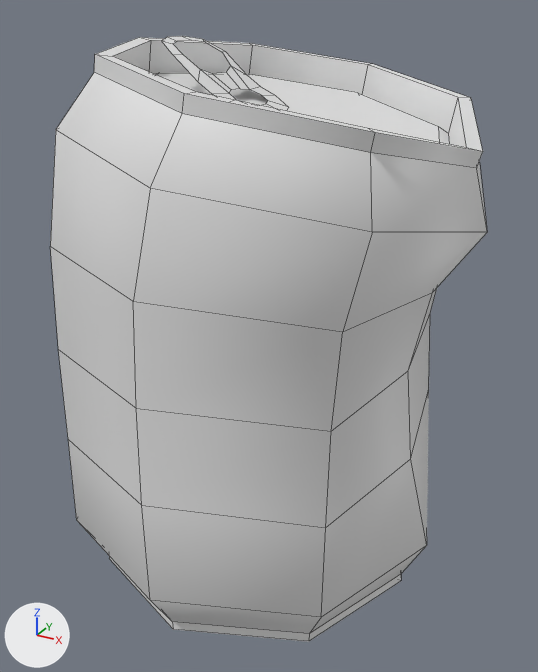
What one commit did to the FBX model Assets/Models/can_dent.fbx.
Both versions are drawn from a 50 mm camera at (0.0949, -1.1668, 0.1488) aimed at (0.0038, -1.0011, 0.0659). Lighting does not change. The marker at lower left points along +X, +Y and +Z. Mesh edges are drawn as thin lines. Where no turn or scale is listed for an object, it has been applied to the vertices.

Objects in the first picture: 'cd_child'.
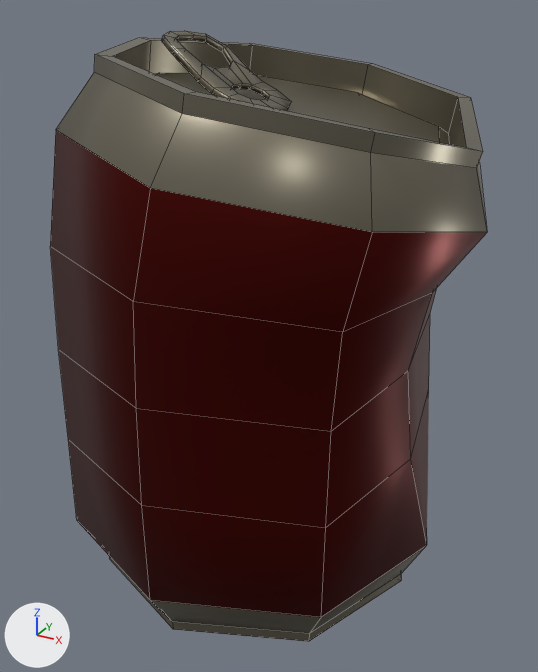
The newer file is also turned or shifted as a whole; pictures and numbers use the older file's frame.

Diff of the bpy script that builds the scene:
```diff
--- a/Assets/Models/can_dent.fbx.py
+++ b/Assets/Models/can_dent.fbx.py
@@ img_text_colours_png @@
+img_text_colours_png = load_image('text_colours.png', '../Textures/text_colours.png', 2048, 2048, 'sRGB')
@@ mat_metalic @@
+mat_metalic = principled_material('Metalic')
+mat_metalic.texture = img_text_colours_png
+mat_metalic.metallic = 0.86
+mat_metalic.roughness = 0.35
@@ mat_metalic_001 @@
+mat_metalic_001 = principled_material('Metalic.001')
+mat_metalic_001.texture = img_text_colours_png
+mat_metalic_001.metallic = 0.86
+mat_metalic_001.roughness = 0.35
@@ me_cylinder_015 @@
 # used by ob_cd_child; location = (0.0, -1.0, 0.0)
-me_cylinder_015.from_pydata(...)  # 157 vertices, 133 faces; spans x -0.0551..0.0594, y -0.0545..0.0551, z -0.0026..0.1424
+me_cylinder_015.from_pydata(...)  # 194 vertices, 189 faces; spans x -0.0551..0.0594, y -0.0545..0.0551, z -0.0026..0.1437
+# me_cylinder_015 part 1
+# 19 faces are deleted
+# 3 vertices are added at (-0.0098, -0.0039, 0.1355), (-0.0013, 0.0052, 0.1302), (-0.0085, -0.0121, 0.1342)
+# 19 new vertices lie (0.0007, 0.0, 0.0013) away from vertices in x -0.0212..0.0067, y -0.0122..0.0082, z 0.125..0.1417
+# 9 new vertices lie (0.0007, 0.0, 0.0014) away from vertices in x -0.0206..0.0045, y -0.0122..0.0106, z 0.1259..0.1414
+# 6 new vertices lie (0.0008, 0.0, 0.0013) away from vertices in x -0.0235..-0.0009, y -0.0077..0.0106, z 0.1283..0.1424
+# 75 new faces join them, mat_metalic (picture img_text_colours_png)
+# me_cylinder_015 part 2: 101 faces spanning x -0.0551..0.0594, y -0.0545..0.0551, z -0.0026..0.1424 switch from mat_material (white #e7e7e7) to mat_metalic (picture img_text_colours_png)
+# me_cylinder_015 part 3: 32 faces spanning x -0.0551..0.0594, y -0.0545..0.0551, z 0.0131..0.1265 switch from mat_material (white #e7e7e7) to mat_metalic_001 (picture img_text_colours_png)
```

Where the change shows, as pixel boxes [x1, y1, x2, y2] in the pictures (538 x 672 px):
'cd_child', reshaped
    before: [50, 36, 487, 642]
    after: [50, 30, 487, 642]
part 1 of me_cylinder_015, built on
    before: [162, 36, 289, 111]
    after: [161, 30, 291, 111]
part 2 of me_cylinder_015, recoloured
    both: [56, 37, 487, 642]
part 3 of me_cylinder_015, recoloured (grey to red)
    both: [50, 130, 487, 618]
